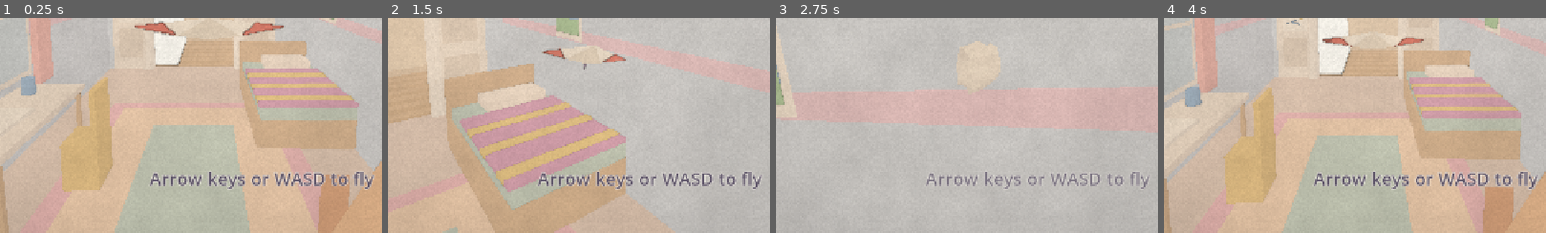
Above: before the commit, frames 1-4 (left to right).
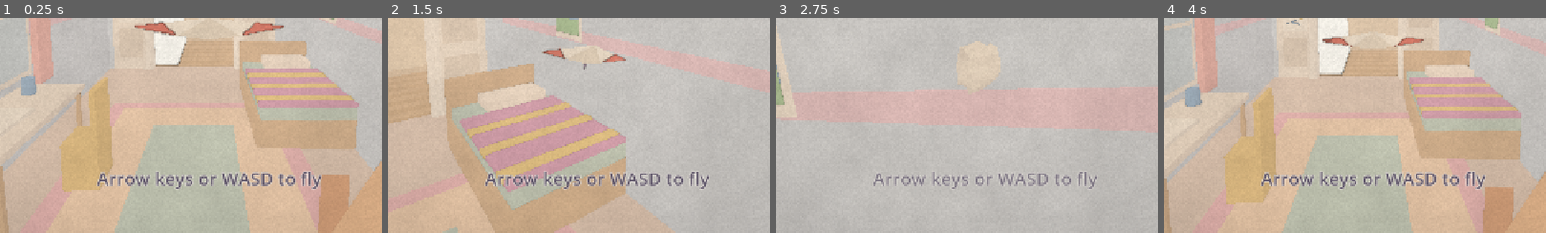
Above: after the commit, the same moments.

Repository: bartbasi/Updraft
Game: Godot game, scene res://scenes/main.tscn
The game is run twice, just before and just after one commit, with the same random seed, the same clock (stepped at 60 frames per second) and the same inputs. Sound files missing from this copy of the repository are replaced by a short silence.
Inputs (mouse positions are % of the whole screen's width and height, from its top left):
- Up to frame 1 (0.25 s): no input
- Up to frame 2 (1.5 s): move the mouse to (72, 45) at 0.52 s; hold D 0.53-1.25 s; click (72, 45) at 0.67 s; drag from (30, 55) to (45, 70) at 1.27 s
- Up to frame 3 (2.75 s): move the mouse to (60, 28) at 2.02 s; hold D from 2.03 s (still down)
- Up to frame 4 (4 s): release D at 2.75 s; drag from (45, 70) to (20, 35) at 2.77 s; click "Fly again" at 3.5 s
The pictures show only the part of the screen within x 23-73%, y 50-100%; the shares and areas given below are measured in that part.

The runs differ from the first frame. In frame 1, 2.6% of the frame differs, in the area x 25-98%, y 71-80%; in frame 2, 2.5%; in frame 3, 1.8%; in frame 4, 2.5%.

Commit message:
Fun review 3: see the ridge, keep circling, find the smoke
A big red kite and six larger birds over the ridge, and a wider band of wind-bent grass, so
the ridge reads from the hay field's top. The first time outdoors you fly into warm air low
down, a hint says to keep circling; a lap's re-entry chimes quieter. Darker, bigger, longer
smoke from the bonfire, now 10 units closer. Flying the balloon outdoors, the camera sits
higher so the balloon doesn't hide where it is going. docs/fun-review-3.md, items 1-5, 8.

Co-Authored-By: Claude Opus 5.5 <noreply@anthropic.com>

Diff:
--- a/scripts/birds.gd
+++ b/scripts/birds.gd
@@ -7,6 +7,8 @@
 
 const COLOR := Color("6f6478")
 const WINGSPAN := 1.6
+## Hovering birds over the ridge are drawn this much bigger, so they read from far away.
+const HOVER_SCALE := 1.5
 ## Circling birds: this fraction of the thermal's radius out, this many units below its top
 ## (each a little higher or lower), turning at this rate (radians/second).
 const CIRCLE_FRACTION := 0.5
@@ -38,6 +40,8 @@
 	mm.instance_count = flock.size()
 	multimesh = mm
 	material_override = Art.material(true)
+	# Moved every frame in _process (not by physics), so physics interpolation stays out of it.
+	physics_interpolation_mode = Node.PHYSICS_INTERPOLATION_MODE_OFF
 	cast_shadow = GeometryInstance3D.SHADOW_CASTING_SETTING_OFF
 	_place(0.0)
 
@@ -55,7 +59,7 @@
 	var phase: float = b["phase"]
 	if radius <= 0.0:
 		var bob := sin(TAU * t / BOB_PERIOD + phase) * BOB
-		return Transform3D(Basis.looking_at(Vector3.RIGHT), centre + Vector3(0.0, bob, 0.0))  # nose into the breeze
+		return Transform3D(Basis.looking_at(Vector3.RIGHT).scaled(Vector3.ONE * HOVER_SCALE), centre + Vector3(0.0, bob, 0.0))  # nose into the breeze
 	var a := phase + t * CIRCLE_SPEED
 	var at := centre + Vector3(cos(a), 0.0, sin(a)) * radius
 	# Flying round the circle, nose along it, banked into the turn.
--- a/scripts/course.gd
+++ b/scripts/course.gd
@@ -46,14 +46,14 @@
 const HAY_FIELD := {"name": "HayHeat", "at": Vector2(-2.0, -118.0), "radius": 12.0, "top": 24.0, "strength": 0.9, "pitch": 0.9}
 const BARN_ROOF := {"name": "BarnHeat", "at": Vector2(30.0, -165.0), "radius": 10.0, "top": 27.0, "strength": 0.8, "pitch": 0.95}
 const PLOUGHED_FIELD := {"name": "FieldHeat", "at": Vector2(-12.0, -215.0), "radius": 10.0, "top": 29.0, "strength": 0.8, "pitch": 1.0}
-const BONFIRE_SMOKE := {"name": "BonfireSmoke", "at": Vector2(34.0, -268.0), "radius": 10.0, "top": 29.0, "strength": 0.8, "pitch": 1.05}
+const BONFIRE_SMOKE := {"name": "BonfireSmoke", "at": Vector2(30.0, -258.0), "radius": 10.0, "top": 29.0, "strength": 0.8, "pitch": 1.05}
 const OUTDOOR_THERMALS := [HAY_FIELD, BARN_ROOF, PLOUGHED_FIELD, BONFIRE_SMOKE]
 ## The barn (centre x, z): solid walls and a pitched roof of dark slate that warms in the sun.
 const BARN := Vector2(35.0, -163.0)
 const BARN_SIZE := Vector3(10.0, 5.0, 7.0)  ## Width (x), wall height, depth (z).
 const BARN_RIDGE := 8.5  ## Roof ridge height above the ground.
 ## The leaf bonfire whose smoke is the last thermal (not solid).
-const BONFIRE := Vector2(36.0, -268.0)
+const BONFIRE := Vector2(32.0, -258.0)
 ## Rising air along the left ridge, where the breeze blows up the hillside: a box standing on
 ## y 0 (x, z centre), its size, and its strength (scales Tuning.thermal_strength).
 const RIDGE_LIFT := Vector3(-38.0, 0.0, -195.0)
@@ -69,12 +69,15 @@
 ## a puffy cloud whose flat base sits this far above each thermal's top,
 const CLOUD_ABOVE_TOP := 4.0
 ## birds hanging on the breeze over the ridge,
-const RIDGE_BIRDS: Array[Vector3] = [Vector3(-40.0, 0.0, -170.0), Vector3(-40.0, 0.0, -200.0), Vector3(-40.0, 0.0, -230.0)]
+const RIDGE_BIRDS: Array[Vector3] = [Vector3(-40.0, 0.0, -150.0), Vector3(-41.0, 0.0, -168.0), Vector3(-39.0, 0.0, -186.0),
+	Vector3(-40.0, 0.0, -204.0), Vector3(-41.0, 0.0, -222.0), Vector3(-39.0, 0.0, -240.0)]
 const RIDGE_BIRDS_ABOVE_CREST := 3.0
 ## a windsock by the garden fence, pointing the way the breeze blows (-X),
 const WINDSOCK := Vector2(14.0, -103.0)
-## and a kite flying over the picnic.
-const KITE := Vector3(-82.0, 34.0, -205.0)
+## and a big kite flying over the ridge from the picnic, seen from the hay field's top.
+const KITE := Vector3(-62.0, 36.0, -190.0)
+const KITE_SIZE := 6.0  ## Top to bottom.
+const KITE_COLOR := Color("e8604c")
 ## Round hay bales on the hay field (x, z): solid, lying on their sides, out at the sides of the
 ## field so a plane coming down the middle of the valley never meets one.
 const HAY_BALES := [Vector2(-11.0, -110.0), Vector2(8.0, -109.0), Vector2(-10.5, -127.0), Vector2(8.5, -126.0), Vector2(-14.5, -119.0)]
@@ -770,10 +773,10 @@
 	var grng := RandomNumberGenerator.new()
 	grng.seed = 8
 	for i in 260:
-		var gx := grng.randf_range(-48.0, -30.0)
+		var gx := grng.randf_range(-52.0, -28.0)
 		var gz := grng.randf_range(RIDGE_LIFT.z - RIDGE_LIFT_SIZE.z * 0.5, RIDGE_LIFT.z + RIDGE_LIFT_SIZE.z * 0.5)
 		var foot := Vector3(gx, terrain_height(gx, gz), gz)
-		var tip := foot + Vector3(-0.9, 1.1, grng.randf_range(-0.2, 0.2))
+		var tip := foot + Vector3(-1.35, 1.65, grng.randf_range(-0.3, 0.3))
 		for s in [-1.0, 1.0]:
 			builder.triangle(foot + Vector3(0.0, 0.0, -0.25 * s), tip, foot + Vector3(0.0, 0.0, 0.25 * s), Color("d4e6b5"))
 
@@ -911,19 +914,21 @@
 		builder.cylinder(mouth + blow * Vector3(0.0, 0.7 * i, 0.0), radii[i], radii[i + 1], 0.7, Color("f19e8f") if i % 2 == 0 else TRIM, 8, blow)
 
 
-## A diamond kite high over the plateau, with a ribbon tail and its string down to the picnic.
+## A big diamond kite high over the ridge, with a long ribbon tail and its string down to the
+## picnic, turned to face the valley.
 func _build_kite() -> void:
-	var tilt := Basis(Vector3.RIGHT, -0.5) * Basis(Vector3.UP, 0.4)
-	var top := KITE + tilt * Vector3(0.0, 1.4, 0.0)
-	var bottom := KITE + tilt * Vector3(0.0, -1.6, 0.0)
-	var left := KITE + tilt * Vector3(-1.1, 0.4, 0.0)
-	var right := KITE + tilt * Vector3(1.1, 0.4, 0.0)
-	for c in [[top, left, right, Color("f19e8f")], [left, bottom, right, Color("f6c66f")]]:
+	var tilt := Basis(Vector3.UP, -0.9) * Basis(Vector3.RIGHT, -0.4)
+	var k := KITE_SIZE / 3.0
+	var top := KITE + tilt * Vector3(0.0, 1.4 * k, 0.0)
+	var bottom := KITE + tilt * Vector3(0.0, -1.6 * k, 0.0)
+	var left := KITE + tilt * Vector3(-1.1 * k, 0.4 * k, 0.0)
+	var right := KITE + tilt * Vector3(1.1 * k, 0.4 * k, 0.0)
+	for c in [[top, left, right, KITE_COLOR], [left, bottom, right, Color("f6c66f")]]:
 		builder.triangle(c[0], c[1], c[2], c[3])
 		builder.triangle(c[0], c[2], c[1], c[3])
-	for i in 6:  # the tail's bows
-		var at := bottom + Vector3(0.25 * i, -0.8 * (i + 1), 0.1 * sin(i))
-		builder.box(at, Vector3(0.35, 0.12, 0.05), Color("b9a6dc"))
+	for i in 8:  # the tail's bows, 10 units of ribbon
+		var at := bottom + Vector3(0.4 * i, -1.25 * (i + 1), 0.2 * sin(i))
+		builder.box(at, Vector3(0.7, 0.25, 0.08), Color("b9a6dc"))
 	var hold := Vector3((PICNIC_X.x + PICNIC_X.y) * 0.5, ground_height((PICNIC_X.x + PICNIC_X.y) * 0.5, (PICNIC_Z.x + PICNIC_Z.y) * 0.5) + 0.3, (PICNIC_Z.x + PICNIC_Z.y) * 0.5)
 	var span := KITE - hold
 	builder.box(hold + span * 0.5, Vector3(0.04, span.length(), 0.04), TRIM, Basis(Quaternion(Vector3.UP, span.normalized())))
--- a/scripts/follow_camera.gd
+++ b/scripts/follow_camera.gd
@@ -94,13 +94,20 @@
 	return _t().camera_fov_outside if Course.is_outside(target.global_position) else _t().camera_fov
 
 
+## The balloon outdoors gets a higher camera (in the house the ceilings are too low for it).
+func _balloon_outside(p: Vector3) -> bool:
+	return target.balloon and Course.is_outside(p)
+
+
 func _resting_spot(p: Vector3) -> Vector3:
 	var lift := maxf(target.model.velocity.y, 0.0) * _t().camera_lift_lead
-	return p - target.model.forward_flat() * _t().camera_distance + Vector3.UP * (_t().camera_height + lift)
+	var height := _t().camera_height_balloon if _balloon_outside(p) else _t().camera_height
+	return p - target.model.forward_flat() * _t().camera_distance + Vector3.UP * (height + lift)
 
 
 func _look_point(p: Vector3) -> Vector3:
-	return p + target.model.forward_flat() * _t().camera_look_ahead + Vector3.UP * _t().camera_look_above
+	var above := _t().camera_look_above_balloon if _balloon_outside(p) else _t().camera_look_above
+	return p + target.model.forward_flat() * _t().camera_look_ahead + Vector3.UP * above
 
 
 ## Moves `spot` toward the plane if a wall is between them.
--- a/scripts/game.gd
+++ b/scripts/game.gd
@@ -45,6 +45,10 @@
 var _fly_again: Button
 var _swap_look: Button
 var _hint: Label
+var _hint_tween: Tween
+## Has the "keep circling" hint been shown this run?
+var circle_hint_shown := false
+var _last_entry := {}  ## Air zone -> flight time the plane last flew into it.
 var _hud: Label
 var _popup: Label
 var _popup_tween: Tween
@@ -205,9 +209,18 @@
 
 
 func _on_entered_thermal(zone: Thermal) -> void:
+	var tune := plane.tuning
 	var player := _downdraft if zone.sinks else _chime
 	player.pitch_scale = zone.chime_pitch
+	# Back into the same air soon after (a lap of a circle): a quieter chime.
+	var again := _last_entry.has(zone) and plane.flight_time - float(_last_entry[zone]) < tune.chime_repeat_window
+	_last_entry[zone] = plane.flight_time
+	var base := tune.downdraft_volume_db if zone.sinks else tune.chime_volume_db
+	player.volume_db = base + (tune.chime_repeat_db if again else 0.0)
 	player.play()
+	if zone.outdoors and not zone.sinks and zone.look != Thermal.Look.RIDGE and not circle_hint_shown and plane.global_position.y < tune.circle_hint_below:
+		circle_hint_shown = true
+		show_hint("Keep circling to climb", tune.circle_hint_seconds)
 	if zone.look == Thermal.Look.RIDGE:
 		swell(plane.tuning.ridge_swell_db, plane.tuning.ridge_swell_fade)  # the breeze up the hillside
 
@@ -399,11 +412,10 @@
 	_hint.add_theme_font_size_override("font_size", 30)
 	_hint.horizontal_alignment = HORIZONTAL_ALIGNMENT_CENTER
 	_hint.set_anchors_and_offsets_preset(Control.PRESET_CENTER_BOTTOM)
+	_hint.grow_horizontal = Control.GROW_DIRECTION_BOTH  # longer hints stay centred
 	_hint.position.y -= 90.0
 	_ui.add_child(_hint)
-	var fade := create_tween()
-	fade.tween_interval(2.5)
-	fade.tween_property(_hint, "modulate:a", 0.0, 1.0)
+	show_hint(_hint.text, 2.5)
 
 	_hud = Label.new()
 	_hud.add_theme_font_size_override("font_size", 22)
@@ -472,6 +484,17 @@
 	box.add_child(_swap_look)
 
 
+## Shows a hint low in the middle of the screen for `seconds`, then fades it out.
+func show_hint(text: String, seconds: float) -> void:
+	_hint.text = text
+	_hint.modulate.a = 1.0
+	if _hint_tween:
+		_hint_tween.kill()
+	_hint_tween = create_tween()
+	_hint_tween.tween_interval(seconds)
+	_hint_tween.tween_property(_hint, "modulate:a", 0.0, 1.0)
+
+
 func _on_fps_tapped(event: InputEvent) -> void:
 	var tap := event as InputEventMouseButton
 	if _overlay and tap and tap.pressed:
--- a/scripts/thermal.gd
+++ b/scripts/thermal.gd
@@ -126,7 +126,7 @@
 		Look.WARM_AIR:
 			_build_column(Color(1.0, 0.74, 0.52, 0.45 if outdoors else 0.6), 1.0)
 		Look.STEAM:
-			_build_column(Color("e2ddd8", 0.4) if outdoors else Color(0.93, 0.97, 1.0, 0.45), 1.0)
+			_build_column(Color("d6d0cb", 0.4) if outdoors else Color(0.93, 0.97, 1.0, 0.45), 1.0)
 		Look.SUNBEAM:
 			_build_sunbeam()
 		Look.DOWNDRAFT:
@@ -262,7 +262,7 @@
 			# Soft steam puffs from the source that spread as they rise; outdoors, slow smoke
 			# that rises the whole column and leans with the breeze.
 			p.amount = 40 if outdoors else 56
-			p.lifetime = 8.0 if outdoors else 3.6
+			p.lifetime = 9.0 if outdoors else 3.6
 			p.emission_shape = CPUParticles3D.EMISSION_SHAPE_SPHERE
 			p.emission_sphere_radius = 0.3
 			p.position = source_offset
@@ -277,17 +277,17 @@
 				p.gravity = SMOKE_DRIFT + Vector3(0.0, 0.05, 0.0)
 				p.damping_min = 0.0  # so the smoke rises the whole column
 				p.damping_max = 0.0
-			quad.size = Vector2(2.0, 2.0) if outdoors else Vector2(1.3, 1.3)
+			quad.size = Vector2(3.2, 3.2) if outdoors else Vector2(1.3, 1.3)
 			p.scale_amount_min = 0.6
 			p.scale_amount_max = 1.1
 			var grow := Curve.new()
 			grow.add_point(Vector2(0.0, 0.35))
 			grow.add_point(Vector2(1.0, 1.6 if outdoors else 2.2))
 			p.scale_amount_curve = grow
-			var puff := Color("e2ddd8") if outdoors else Color(1, 1, 1)
+			var puff := Color("d6d0cb") if outdoors else Color(1, 1, 1)
 			fade.set_color(0, Color(puff, 0.0))
 			fade.set_color(1, Color(puff, 0.0))
-			fade.add_point(0.15, Color(puff, 0.7 if outdoors else 0.6))
+			fade.add_point(0.15, Color(puff, 0.8 if outdoors else 0.6))
 			fade.add_point(0.6, Color(puff.lerp(Color(0.97, 0.98, 1.0), 0.5), 0.35))
 		Look.DOWNDRAFT:
 			# Pale, cool wisps drifting down from the top of the zone, fading out before
@@ -323,7 +323,7 @@
 			p.initial_velocity_min = 2.0
 			p.initial_velocity_max = 3.0
 			p.gravity = Vector3.ZERO
-			quad.size = Vector2(0.3, 0.3)
+			quad.size = Vector2(0.5, 0.5)
 			p.scale_amount_min = 0.7
 			p.scale_amount_max = 1.2
 			fade.set_color(0, Color("fbf7f0", 0.0))
--- a/scripts/tuning.gd
+++ b/scripts/tuning.gd
@@ -127,6 +127,10 @@
 @export var camera_fov_ease := 1.5
 ## The camera aims this far above the plane's path ahead (units).
 @export var camera_look_above := 0.3
+## Flying the balloon outdoors (it is bigger from behind than the plane), the camera sits higher and
+## aims higher, so the balloon sits below the horizon and doesn't hide what it flies toward.
+@export var camera_height_balloon := 1.6
+@export var camera_look_above_balloon := 0.7
 ## Opening shot: seconds to ease from the kid's eye into the chase position.
 @export var camera_intro_duration := 0.65
 ## Camera shake (units) on a bump and on a crash, dying away at `shake_fade` units per second.
@@ -181,6 +185,14 @@
 ## `ridge_swell_fade` seconds.
 @export var ridge_swell_db := 3.0
 @export var ridge_swell_fade := 1.0
+## Flying back into the same air within `chime_repeat_window` seconds (once a lap while
+## circling) chimes this much quieter (decibels), so the lap's rhythm doesn't nag.
+@export var chime_repeat_db := -4.0
+@export var chime_repeat_window := 12.0
+## The first time outdoors that the plane flies into rising air below `circle_hint_below` (y),
+## a hint says to keep circling, for `circle_hint_seconds`.
+@export var circle_hint_below := 18.0
+@export var circle_hint_seconds := 2.5
 ## The wind never gets louder than this (decibels), even with a swell on top of a fast dive.
 ## (wind.wav peaks at -4.4 dB full scale, so at +2 the loudest wind still peaks below -2.)
 @export var wind_max_db := 2.0
--- a/tests/test_game_scoring.gd
+++ b/tests/test_game_scoring.gd
@@ -451,3 +451,49 @@
 			check(game._card_title.text == "Lavender landing!" and game._card_lines.text.contains("Lavender landing  +200"), "the card says so: %s / %s" % [game._card_title.text, game._card_lines.text])
 			check(game._card_lines.text.contains("Airtime"), "and shows the airtime")
 		await cleanup()
+
+
+## Fun review 3, item 2: the first time outdoors that the plane flies into rising air low down,
+## a hint says to keep circling; flying back into the same air a lap later chimes quieter.
+func test_low_in_the_first_outdoor_thermal_a_hint_says_keep_circling() -> void:
+	var game: Node = add_node(MAIN.instantiate())
+	var plane := game.get_node("Plane") as PaperPlane
+	var turning := [false]  # once past the middle of the field, it keeps circling
+	plane.autopilot = func(p: PaperPlane) -> Vector2:
+		turning[0] = turning[0] or p.global_position.z < -114.0
+		return Vector2(0.0, -0.6) if turning[0] else Vector2.ZERO
+	await physics_frames(2)
+	plane.launch(Vector3(3.6, 7.0, Course.FAR_Z - 1.5), 0.0)
+	var volumes := []
+	var chime := game._chime as AudioStreamPlayer
+	plane.entered_thermal.connect(func(z: Thermal) -> void:
+		if z.name == "HayHeat":
+			volumes.append(chime.volume_db), CONNECT_DEFERRED)
+	var frames := 0
+	while frames < 60 * 25 and not plane.is_ended():
+		await tree.physics_frame
+		frames += 1
+		if frames == 60 * 5:
+			check(game.circle_hint_shown and game._hint.text == "Keep circling to climb" and game._hint.modulate.a > 0.5, "the hint shows on entering the hay field's warm air low")
+	check(volumes.size() >= 2, "the plane flies back into the warm air on its laps (%d entries)" % volumes.size())
+	if volumes.size() >= 2:
+		check(is_equal_approx(volumes[0], plane.tuning.chime_volume_db), "the first chime is full (%.1f dB)" % volumes[0])
+		check(is_equal_approx(volumes[1], plane.tuning.chime_volume_db + plane.tuning.chime_repeat_db), "a lap later it is quieter (%.1f dB)" % volumes[1])
+	check(game._hint.modulate.a < 0.05, "and the hint has faded")
+
+
+## ...but not for a plane already high in the warm air, nor on the ridge (which you fly along,
+## not round).
+func test_no_circling_hint_high_up_or_on_the_ridge() -> void:
+	for start in [Vector3(0.0, 19.5, -112.0), Vector3(-37.0, 12.0, -150.0)]:
+		var game: Node = add_node(MAIN.instantiate())
+		var plane := game.get_node("Plane") as PaperPlane
+		plane.autopilot = func(_p: PaperPlane) -> Vector2: return Vector2.ZERO
+		await physics_frames(2)
+		plane.launch(start, 0.0)
+		var entered := []
+		plane.entered_thermal.connect(func(z: Thermal) -> void: entered.append(String(z.name)))
+		await physics_frames(60 * 4)
+		check(not entered.is_empty(), "from %s the plane flies into rising air (%s)" % [start, entered])
+		check(not game.circle_hint_shown, "from %s: no circling hint" % start)
+		await cleanup()
--- a/tools/flight_log.gd
+++ b/tools/flight_log.gd
@@ -94,6 +94,9 @@
 			(state["sections"] as Dictionary)[section] = plane.flight_time
 			note.call("enter %s  (y %.1f, %.1f u/s)" % [section, plane.global_position.y, plane.model.velocity.length()])
 		var p := plane.global_position
+		if game.vario.on != bool(state.get("vario", false)):
+			state["vario"] = game.vario.on
+			note.call("vario %s  (y %.1f)" % ["on" if game.vario.on else "off", p.y])
 		if game.close_calls > int(state.get("close_calls", 0)):
 			state["close_calls"] = game.close_calls
 			note.call("close call at %s  (%.1f u/s)" % [_v(p), plane.model.velocity.length()])
Not shown, added: docs/fun-review-3.md
